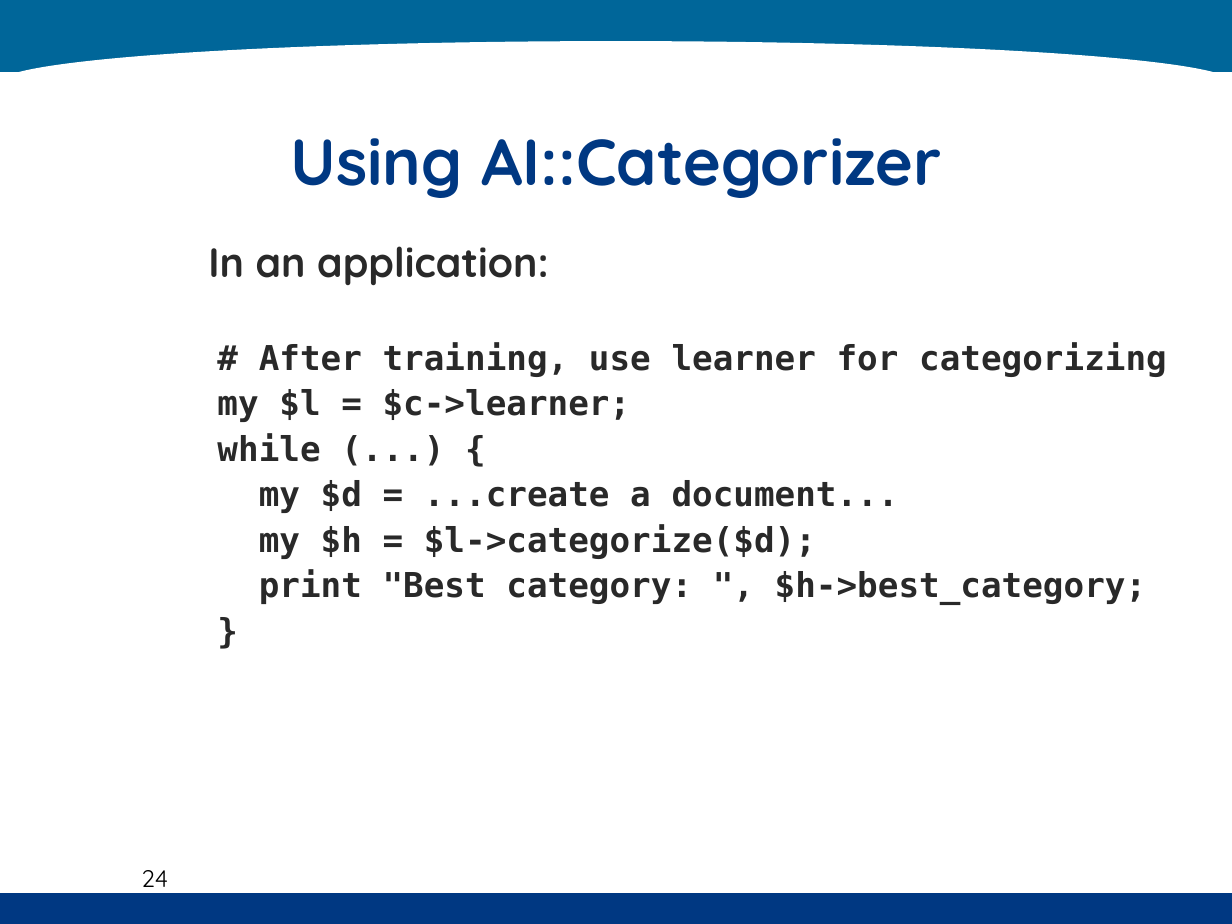
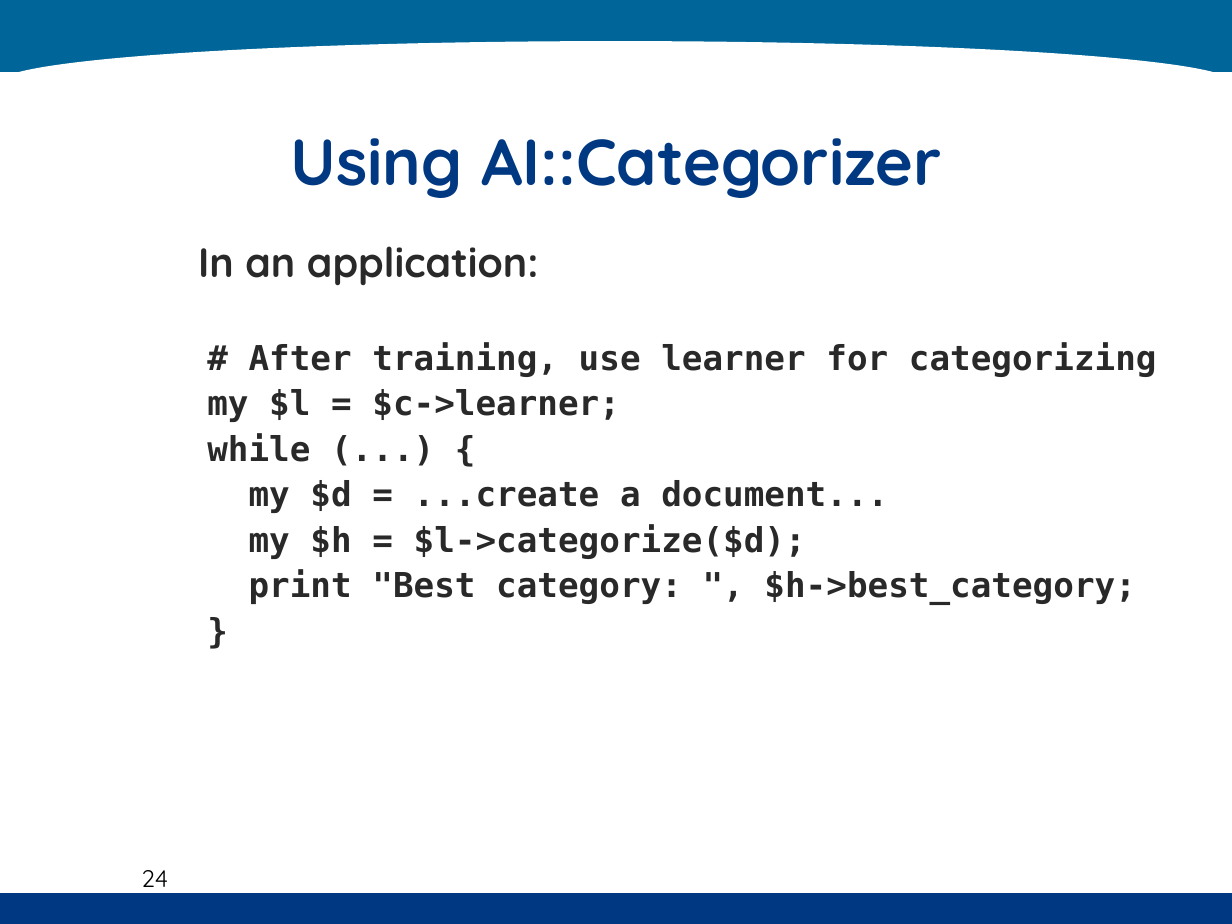
Before and after one commit to kenahoo/tcframe, a slide deck: slide 24 of doc/Thesis Seminar.ppt. Drawn at 1232x924 pixels with LibreOffice and Linux fonts; fonts in the diff are those of the drawing; background and template pictures are left out. Boxes give left, top, right and bottom in pixels: in the first picture for what was removed or moved away, otherwise in the second. Text is boxed around its words. In the diff, an @@ line names an element or a change of style, - is before the commit and + after.

```diff
--- a/doc/Thesis Seminar.ppt
+++ b/doc/Thesis Seminar.ppt
@@ text "In an application:": place and size @@
-text "In an application:" at (208,246,1167,605)
+text "In an application:" at (198,246,1157,605)
```
Also in this commit, not shown: 7 other slides changed, 2 slides added, 2 slides removed.
